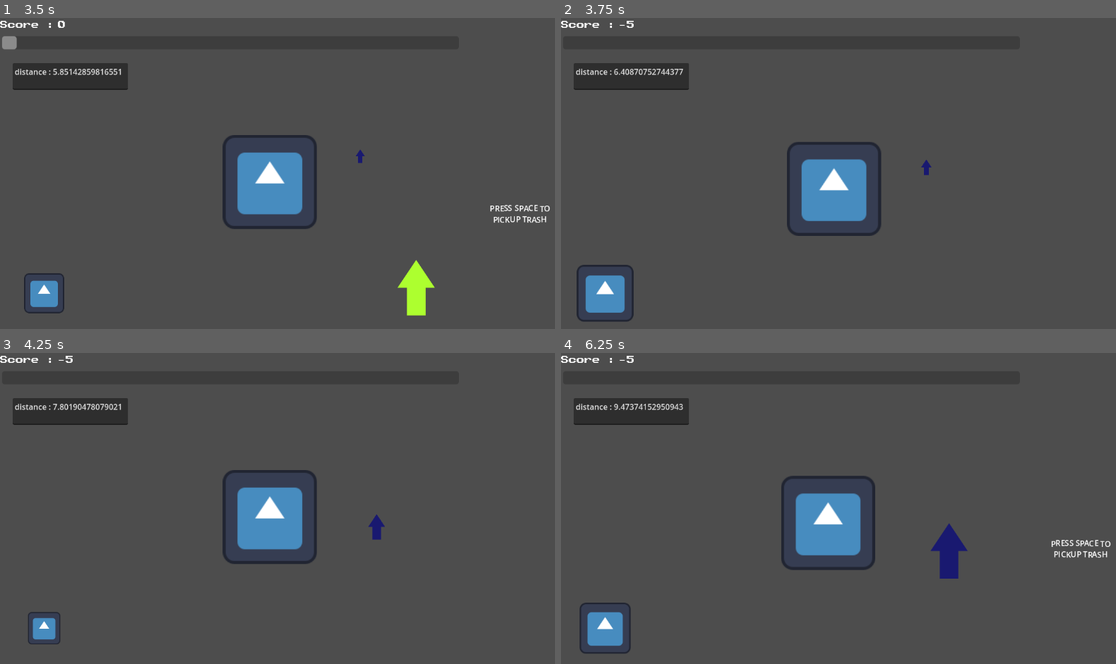
Above: before the commit, frames 1-4 (two rows, left to right).
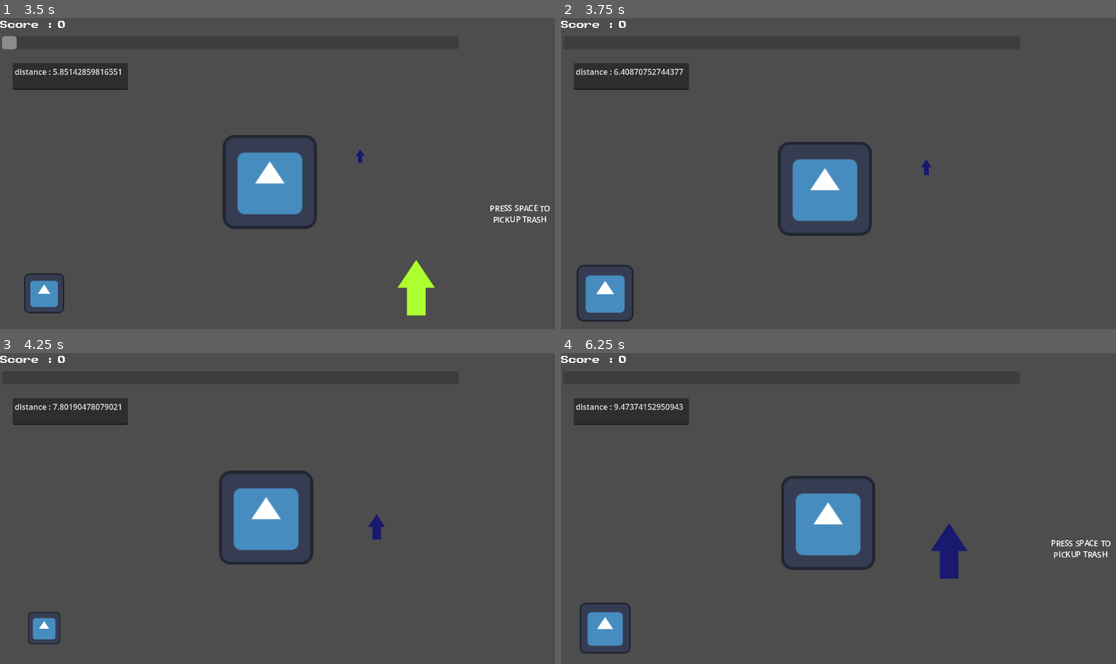
Above: after the commit, the same moments.

Repository: Mastoast/AntiCapitalism
Game: Godot game, scene res://scenes/capitalist_level.tscn
Two runs of this game, one before a commit and one after it. Both use one fixed random seed, a clock stepped at 60 frames per second and the inputs below. The engine's default icon, where the game draws it, is replaced by a stand-in: a white triangle on a blue panel in a dark square. Sound files missing from this copy of the repository are replaced by a short silence.
Inputs:
- Up to frame 1 (3.5 s): tap Enter (ui_accept) at 0.5, 0.77, 1.52, 3.02 s; hold D (input_right) 0.53-1.28 s; tap E (input_action) at 0.6, 2.1 s; hold Down (input_down) 1.28-2.03 s; tap Space (input_begin) at 1.35, 2.85 s; hold D (input_right) 2.03-2.78 s; hold Up (input_up) from 2.78 s (still down)
- Up to frame 2 (3.75 s): tap Space (input_begin) at 3.5 s; release Up (input_up) at 3.53 s; hold Left (input_left) from 3.53 s (still down); tap E (input_action) at 3.6 s
- Up to frame 3 (4.25 s): keep holding Left (input_left); tap Enter (ui_accept) at 3.77 s
- Up to frame 4 (6.25 s): tap Space (input_begin) at 4.35, 5.85 s; tap Enter (ui_accept) at 4.52, 6.02 s; release Left (input_left) at 5.03 s; hold Down (input_down) 5.03-5.78 s; tap E (input_action) at 5.1 s; hold D (input_right) from 5.78 s (still down)

Frame 1 is identical in both runs. In frame 2, 1.7% of the frame differs, in the area x 10-58%, y 0-71%; in frame 3, 1.3%; in frame 4, 0.2%.

Commit message:
Bugs fixes

Diff:
--- a/scenes/capitalist_level.tscn
+++ b/scenes/capitalist_level.tscn
@@ -62,8 +62,6 @@
 offset_right = 261.0
 offset_bottom = 147.0
 
-[node name="PatternPlayer" parent="." instance=ExtResource("3_1evdy")]
-
 [node name="truck" parent="." instance=ExtResource("3_dewsc")]
 
 [node name="TrashSpawn" type="Marker2D" parent="."]
@@ -77,3 +75,5 @@
 
 [node name="rythm_helper" parent="." instance=ExtResource("4_42vja")]
 position = Vector2(90, 562)
+
+[node name="PatternPlayer" parent="." instance=ExtResource("3_1evdy")]
--- a/scripts/Pattern.gd
+++ b/scripts/Pattern.gd
@@ -40,6 +40,19 @@
 	{"input": "input_left", "delay": 6.0, "position": Vector2(300, 200), "timer": 1.0}
 ]
 
+const pattern5 = [
+	{"input": "input_up", "delay": 1.0, "position": Vector2(200, 200), "timer": 1.0},
+	{"input": "input_down", "delay": 1.0, "position": Vector2(300, 200), "timer": 1.0},
+	{"input": "input_left", "delay": 2.0, "position": Vector2(300, 200), "timer": 1.0},
+	{"input": "input_right", "delay": 2.0, "position": Vector2(200, 200), "timer": 1.0},
+	{"input": "input_up", "delay": 3.0 + 2/3, "position": Vector2(300, 200), "timer": 1.0},
+	{"input": "input_left", "delay": 3.0 + 2/3, "position": Vector2(300, 200), "timer": 1.0},
+	{"input": "input_up", "delay": 3 + 4/3, "position": Vector2(200, 200), "timer": 1.0},
+	{"input": "input_down", "delay": 3 + 4/3, "position": Vector2(300, 200), "timer": 1.0},
+	{"input": "input_up", "delay": 3 + 6/3, "position": Vector2(200, 200), "timer": 1.0},
+	{"input": "input_right", "delay": 3 + 6/3, "position": Vector2(300, 200), "timer": 1.0},
+]
+
 func _ready():
 	pass
 
--- a/scripts/capitalist_level.gd
+++ b/scripts/capitalist_level.gd
@@ -9,6 +9,8 @@
 var distance = 0.0
 var score = 0
 var combo = 20.0
+var combo_min_value = 0.0
+var combo_max_value = 100.0
 
 var is_truck_moving
 var in_pattern = false
@@ -21,8 +23,9 @@
 	{"distance": 5.0, "sprite": Color.GREEN_YELLOW, "pattern": Pattern.pattern1},
 	{"distance": 10.0, "sprite": Color.MIDNIGHT_BLUE, "pattern": Pattern.pattern2},
 	{"distance": 20.0, "sprite": Color.GREEN_YELLOW, "pattern": Pattern.pattern1},
-	{"distance": 23.0, "sprite": Color.GREEN_YELLOW, "pattern": Pattern.pattern3},
-	{"distance": 28.0, "sprite": Color.GREEN_YELLOW, "pattern": Pattern.pattern4}
+	{"distance": 23.0, "sprite": Color.BLUE_VIOLET, "pattern": Pattern.pattern3},
+	{"distance": 28.0, "sprite": Color.DARK_RED, "pattern": Pattern.pattern4},
+	{"distance": 28.0, "sprite": Color.DARK_GREEN, "pattern": Pattern.pattern5},
 ]
 
 var pattern_player: PatternPlayer
@@ -43,13 +46,13 @@
 func _process(delta):
 	var current_time = StaticMusic.get_player_total_position()
 	var music_delta = current_time - previous_time
-	combo -= combo_decrease_speed * music_delta
+	add_combo( -combo_decrease_speed * music_delta)
 	#
 	if is_truck_moving:
 		distance += truck_speed * music_delta
 		update_trash_cans()
 	#
-	$UI/ScoreText.text = str(score)
+	$UI/ScoreText.text = str(int(score))
 	$UI/ComboBar.value = combo
 	$UI/PickUpInstruction.visible = pickable_trash and not in_pattern
 	$UI/debug_distance.text = "distance : " + str(distance)
@@ -97,10 +100,10 @@
 		# position
 		if truck_distance >= 0:
 			var ratio = 1 - truck_distance / (max_trash_distance - truck_distance)
-			trash.position = $TrashSpawn.position.lerp($TrashInteraction.position, min(max(ratio, 0), 1))
+			trash.position = $TrashSpawn.position.lerp($TrashInteraction.position, clampf(ratio, 0, 1))
 		else:
 			var ratio = 1 - truck_distance / (min_trash_distance - truck_distance)
-			trash.position = $TrashDespawn.position.lerp($TrashInteraction.position, min(max(ratio, 0), 1))
+			trash.position = $TrashDespawn.position.lerp($TrashInteraction.position, clampf(ratio, 0, 1))
 		#
 		if not trash.is_empty and absf(truck_distance) < pickup_distance:
 			pickable = true
@@ -112,11 +115,14 @@
 func _on_new_beat():
 	pass
 
+func add_combo(value):
+	combo = clampf(combo + value, combo_min_value, combo_max_value)
+
 func _on_pattern_success():
 	pickable_trash.is_empty = true
 	pickable_trash = null
 	score += 50
-	combo += 25
+	add_combo(25)
 	in_pattern = false
 	is_truck_moving = true
 	$truck.drive()
@@ -125,12 +131,12 @@
 	in_pattern = false
 	is_truck_moving = true
 	$truck.drive()
-	score -= 5
+	add_combo(-5)
 
 func _on_qte_success(precision:float):
 	score += 10 * (1.0 - precision)
-	combo += 10 * (1.0 - precision)
+	add_combo(10 * (1.0 - precision))
 
 func _on_missed_trash():
 	pickable_trash = false
-	combo -= 3
+	add_combo(-3)
--- a/scripts/pattern_player.gd
+++ b/scripts/pattern_player.gd
@@ -52,7 +52,7 @@
 	if selected_qte:
 		selected_qte.try_input(event)
 	else:
-		_on_qte_failure()
+		_on_bad_input()
 
 func spawn_qte_on_time():
 	if !buffer_qte.is_empty():
@@ -78,13 +78,14 @@
 
 func _on_qte_success(precision:float):
 	qte_succeeded.emit(precision)
-	print("QTE SUCCEEDED")
 	qte_count -= 1
 	if buffer_qte.is_empty() and qte_count == 0:
 		pattern_succeeded.emit()
-		print("PATTERN SUCCEEDED")
 
-func _on_qte_failure():
+func _on_qte_failure(precision:float):
 	stop_current_pattern()
 	pattern_failed.emit()
-	print("PATTERN FAILED")
+
+func _on_bad_input():
+	stop_current_pattern()
+	pattern_failed.emit()
